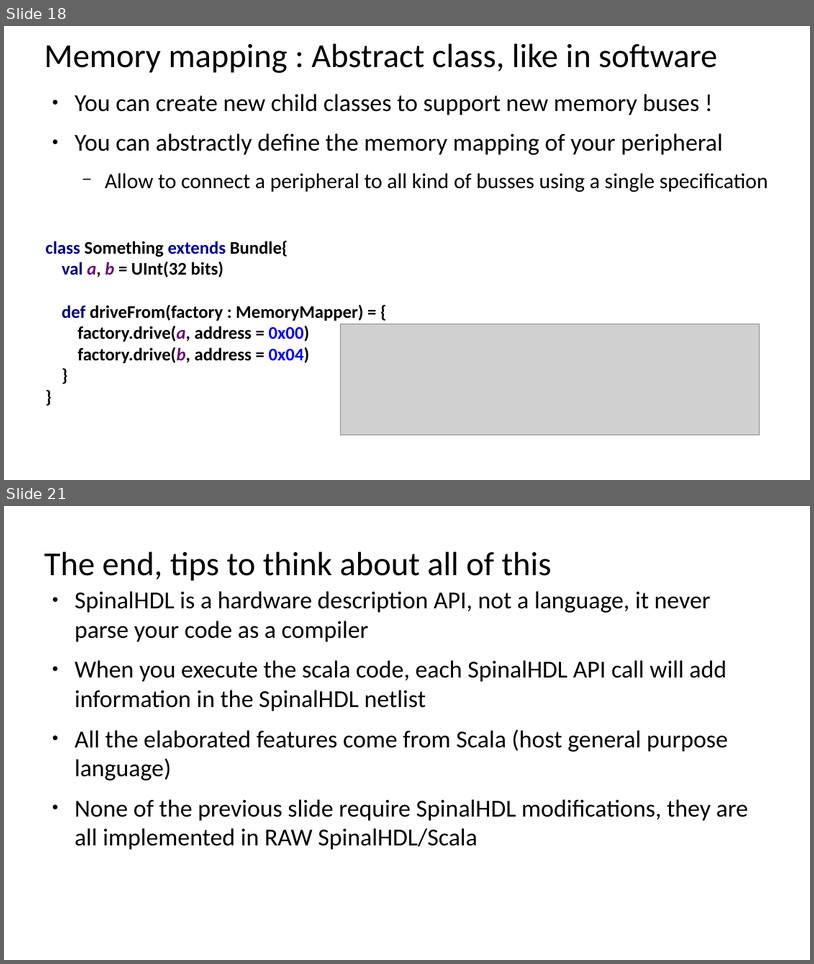
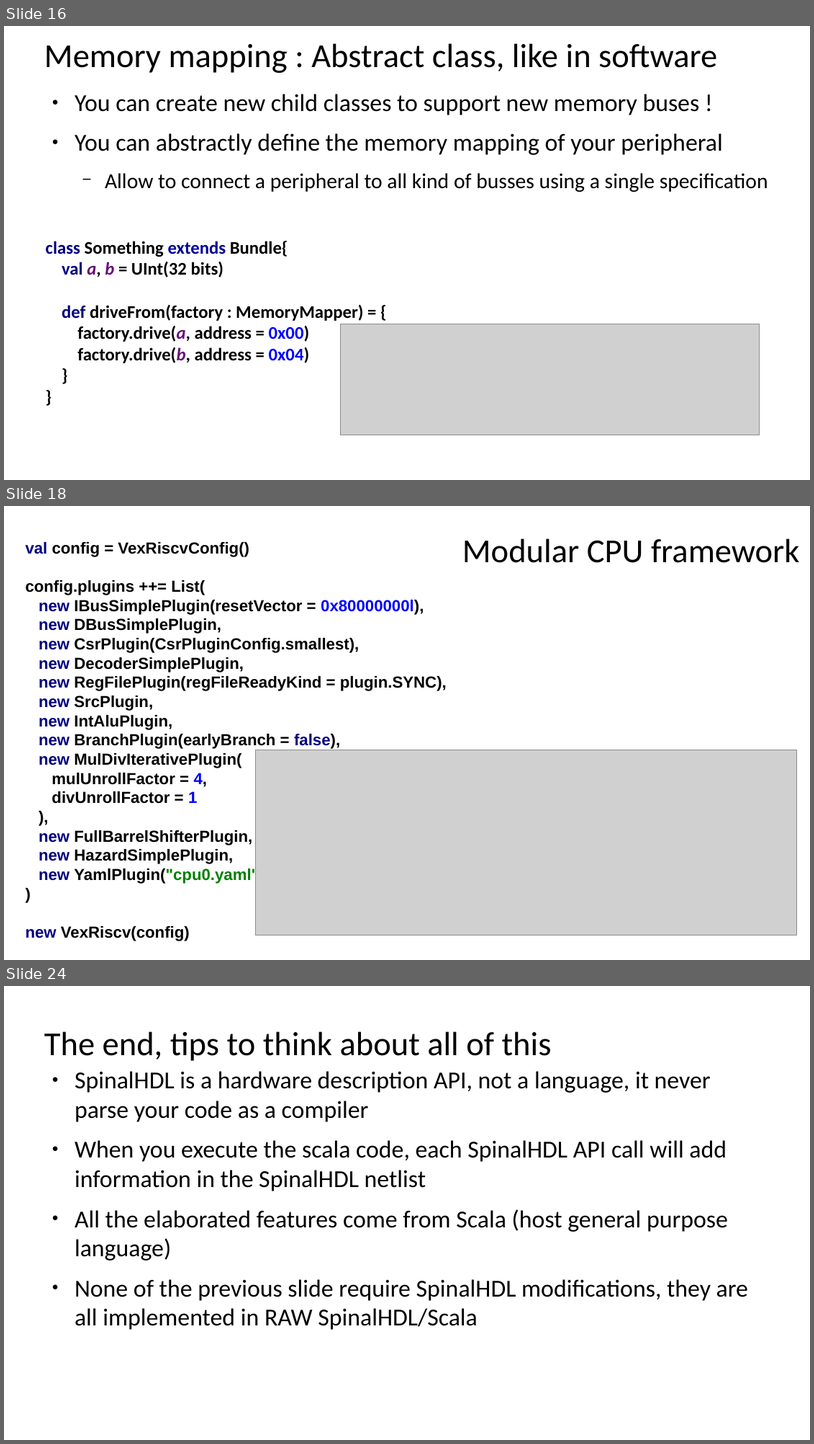
Before and after one commit to SpinalHDL/SpinalDoc, a slide deck: presentation/en/orconf2.odp. Shown one above the other, each under a label of ours: slides 18 and 21 before the commit, slides 16, 18 and 24 after it; the slides between them are not shown. The pictures are 814x964 and 814x1444 pixels, drawn with LibreOffice and Linux fonts; fonts in the diff are those of the drawing; grey boxes stand for pictures. Boxes give left, top, right and bottom in pixels: in the first picture for what was removed or moved away, otherwise in the second. Text is boxed around its words. In the diff, an @@ line names an element or a change of style, - is before the commit and + after.

Commit message:
sync

```diff
--- a/presentation/en/orconf2.odp
+++ b/presentation/en/orconf2.odp
@@ slide 18 added at (x1=4, y1=506, x2=810, y2=960), background #FFFFFF @@
@@ text added at (x1=26, y1=542, x2=447, y2=941), 18 pt, text #000000, bold @@
+val config = VexRiscvConfig()
+config.plugins ++= List(
+new IBusSimplePlugin(resetVector = 0x80000000l),
+new DBusSimplePlugin,
+new CsrPlugin(CsrPluginConfig.smallest),
+new DecoderSimplePlugin,
+new RegFilePlugin(regFileReadyKind = plugin.SYNC),
+new SrcPlugin,
+new IntAluPlugin,
+new BranchPlugin(earlyBranch = false),
+new MulDivIterativePlugin(
+mulUnrollFactor = 4,
+divUnrollFactor = 1
+),
+new FullBarrelShifterPlugin,
+new HazardSimplePlugin,
+new YamlPlugin("cpu0.yaml")
+)
+new VexRiscv(config)
@@ title added at (x1=463, y1=538, x2=800, y2=563), 37.7 pt, text #000000 @@
+Modular CPU framework
@@ picture added at (x1=256, y1=750, x2=797, y2=934) @@
@@ what was slide 18 is now slide 16 @@
@@ what was slide 21 is now slide 24 @@
```
Also in this commit, not shown: 6 slides changed, 6 other slides added, 6 slides removed, 5 other files.
